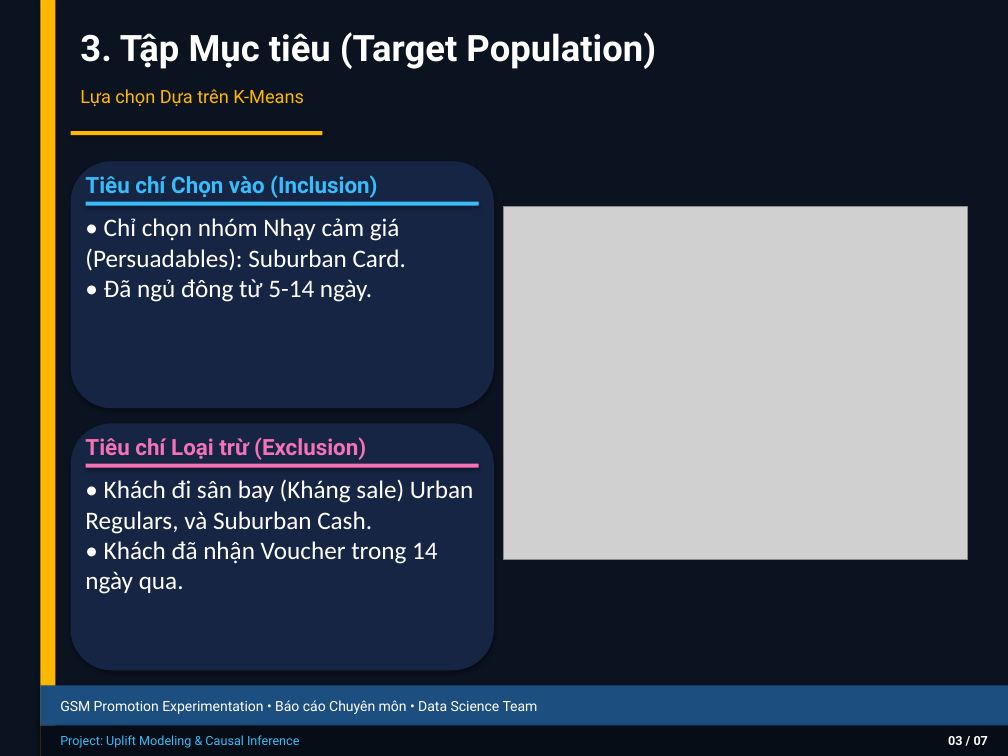
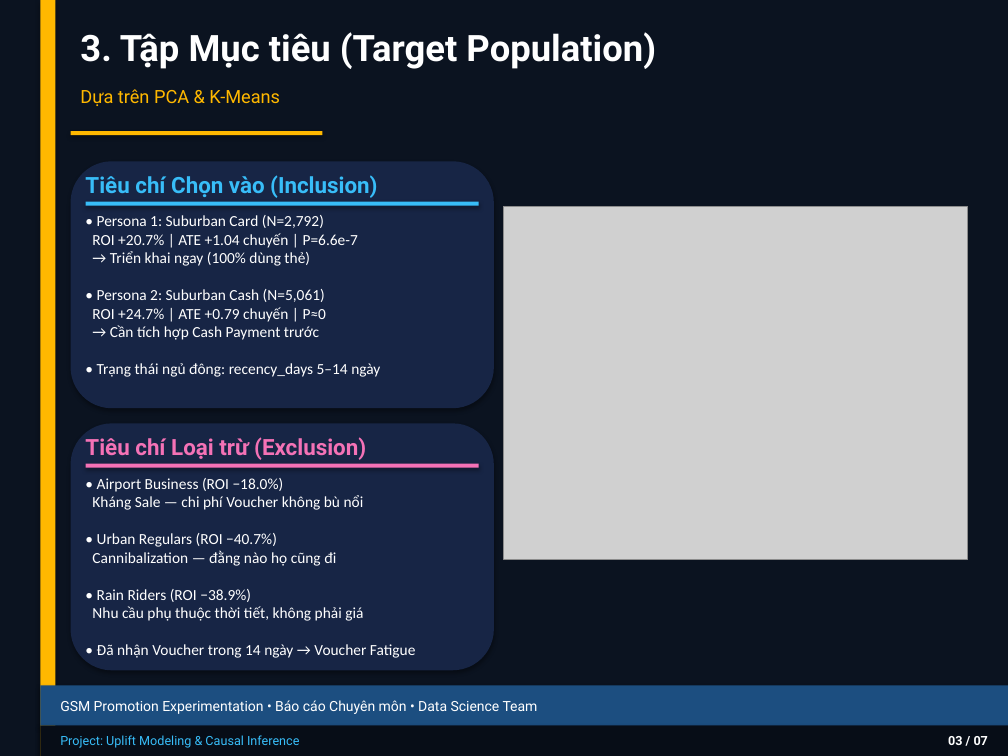
Before and after one commit to thaibuivan/GSM-promotion-experimentation, a slide deck: slide 4 of docs/Week3_Experiment_Design_Summary.pptx. Drawn at 1008x756 pixels with LibreOffice and Linux fonts; fonts in the diff are those of the drawing; grey boxes stand for pictures. Boxes give left, top, right and bottom in pixels: in the first picture for what was removed or moved away, otherwise in the second. Text is boxed around its words. In the diff, an @@ line names an element or a change of style, - is before the commit and + after.

```diff
--- a/docs/Week3_Experiment_Design_Summary.pptx
+++ b/docs/Week3_Experiment_Design_Summary.pptx
@@ text at <box>80,89,280,106</box>: text changed @@
-Lựa chọn Dựa trên K-Means
+Dựa trên PCA & K-Means
@@ text at <box>92,215,380,377</box>: text changed; size 18 to 11 pt @@
-• Chỉ chọn nhóm Nhạy cảm giá (Persuadables): Suburban Card.
-• Đã ngủ đông từ 5-14 ngày.
+• Persona 1: Suburban Card (N=2,792)
+ROI +20.7% | ATE +1.04 chuyến | P=6.6e-7
+→ Triển khai ngay (100% dùng thẻ)
+• Persona 2: Suburban Cash (N=5,061)
+ROI +24.7% | ATE +0.79 chuyến | P≈0
+→ Cần tích hợp Cash Payment trước
+• Trạng thái ngủ đông: recency_days 5–14 ngày
@@ text at <box>92,478,416,658</box>: text changed; size 18 to 11 pt @@
-• Khách đi sân bay (Kháng sale) Urban Regulars, và Suburban Cash.
-• Khách đã nhận Voucher trong 14 ngày qua.
+• Airport Business (ROI −18.0%)
+Kháng Sale — chi phí Voucher không bù nổi
+• Urban Regulars (ROI −40.7%)
+Cannibalization — đằng nào họ cũng đi
+• Rain Riders (ROI −38.9%)
+Nhu cầu phụ thuộc thời tiết, không phải giá
+• Đã nhận Voucher trong 14 ngày → Voucher Fatigue
```
Also in this commit, not shown: 3 other slides changed, 4 other files.
